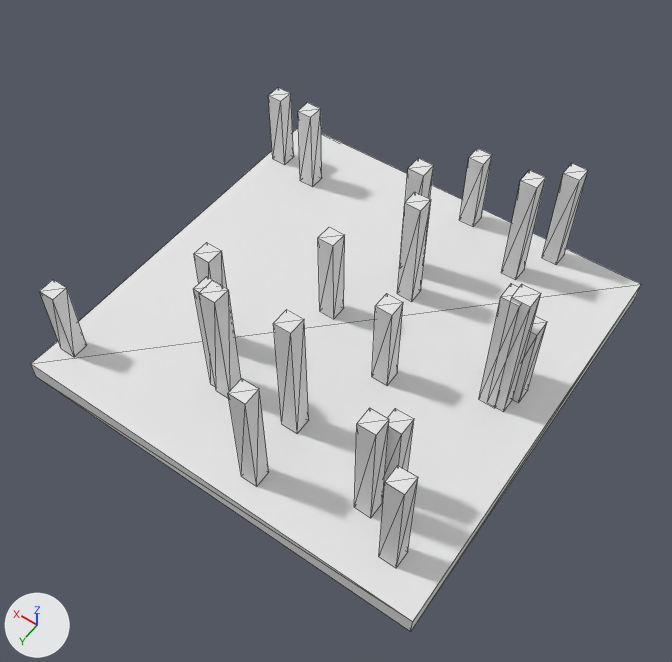
An edit to the glTF model models/cubeclysm/terrain/t_grass_long.glb, drawn before and after from the same camera.
The view is the same before and after, from a camera (50 mm lens) standing at (-0.753, 1.094, 1.718) and looking at (-0.039, 0.095, 0.147). Every picture has the same lights, and +X, +Y and +Z are marked at lower left. The first picture is the older version. Mesh edges are drawn as thin lines. Where no turn or scale is listed for an object, it has been applied to the vertices.

Objects in the first picture: 'block_blade0', 'block_blade1', 'block_blade10', 'block_blade11', 'block_blade12', 'block_blade13', 'block_blade14', 'block_blade15', 'block_blade16', 'block_blade17', 'block_blade18', 'block_blade19', 'block_blade2', 'block_blade20', 'block_blade21', 'block_blade3', 'block_blade4', 'block_blade5', 'block_blade6', 'block_blade8', 'block_blade9', 'block_tile'.
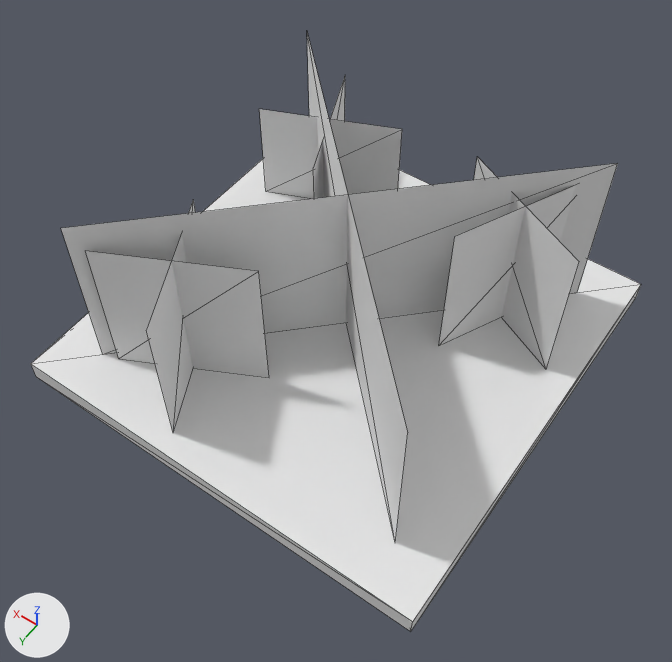
What changed in the scene script:
```text
Add me_mesh_8_1:
    me_mesh_8_1.from_pydata([(0.352, 0.376, 0.05), (0.048, 0.224, 0.05), (0.048, 0.224, 0.399), (0.352, 0.376, 0.399)], [], [(0, 1, 2), (0, 2, 3)])
    me_mesh_8_1.materials.append(mat_cubeclysm_cutout)  # its picture is missing
Add me_mesh_7_1:
    me_mesh_7_1.from_pydata([(0.124, 0.452, 0.05), (0.276, 0.148, 0.05), (0.276, 0.148, 0.399), (0.124, 0.452, 0.399)], [], [(0, 1, 2), (0, 2, 3)])
    me_mesh_7_1.materials.append(mat_cubeclysm_cutout)  # its picture is missing
Add me_mesh_6_1:
    me_mesh_6_1.from_pydata([(0.416, -0.233, 0.05), (0.104, -0.367, 0.05), (0.104, -0.367, 0.313), (0.416, -0.233, 0.313)], [], [(0, 1, 2), (0, 2, 3)])
    me_mesh_6_1.materials.append(mat_cubeclysm_cutout)  # its picture is missing
Add me_mesh_5_1:
    me_mesh_5_1.from_pydata([(0.193, -0.144, 0.05), (0.327, -0.456, 0.05), (0.327, -0.456, 0.313), (0.193, -0.144, 0.313)], [], [(0, 1, 2), (0, 2, 3)])
    me_mesh_5_1.materials.append(mat_cubeclysm_cutout)  # its picture is missing
Add me_mesh_4_1:
    me_mesh_4_1.from_pydata([(-0.207, -0.066, 0.05), (-0.353, -0.374, 0.05), (-0.353, -0.374, 0.402), (-0.207, -0.066, 0.402)], [], [(0, 1, 2), (0, 2, 3)])
    me_mesh_4_1.materials.append(mat_cubeclysm_cutout)  # its picture is missing
Add me_mesh_3_1:
    me_mesh_3_1.from_pydata([(-0.434, -0.147, 0.05), (-0.126, -0.293, 0.05), (-0.126, -0.293, 0.402), (-0.434, -0.147, 0.402)], [], [(0, 1, 2), (0, 2, 3)])
    me_mesh_3_1.materials.append(mat_cubeclysm_cutout)  # its picture is missing
Add me_mesh_2_1:
    me_mesh_2_1.from_pydata([(0.389, 0.389, 0.05), (-0.389, -0.389, 0.05), (-0.389, -0.389, 0.45), (0.389, 0.389, 0.45)], [], [(0, 1, 2), (0, 2, 3)])
    me_mesh_2_1.materials.append(mat_cubeclysm_cutout)  # its picture is missing
Add me_mesh_1_1:
    me_mesh_1_1.from_pydata([(-0.389, 0.389, 0.05), (0.389, -0.389, 0.05), (0.389, -0.389, 0.45), (-0.389, 0.389, 0.45)], [], [(0, 1, 2), (0, 2, 3)])
    me_mesh_1_1.materials.append(mat_cubeclysm_cutout)  # its picture is missing
Remove ob_block_blade0:
    ob_block_blade0 = bpy.data.objects.new('block_blade0', me_mesh_1)
Remove ob_block_blade1:
    ob_block_blade1 = bpy.data.objects.new('block_blade1', me_mesh_2)
Remove ob_block_blade2:
    ob_block_blade2 = bpy.data.objects.new('block_blade2', me_mesh_3)
Remove ob_block_blade3:
    ob_block_blade3 = bpy.data.objects.new('block_blade3', me_mesh_4)
Remove ob_block_blade4:
    ob_block_blade4 = bpy.data.objects.new('block_blade4', me_mesh_5)
Remove ob_block_blade5:
    ob_block_blade5 = bpy.data.objects.new('block_blade5', me_mesh_6)
Remove ob_block_blade6:
    ob_block_blade6 = bpy.data.objects.new('block_blade6', me_mesh_7)
Remove ob_block_blade8:
    ob_block_blade8 = bpy.data.objects.new('block_blade8', me_mesh_9)
Remove ob_block_blade9:
    ob_block_blade9 = bpy.data.objects.new('block_blade9', me_mesh_10)
Remove ob_block_blade10:
    ob_block_blade10 = bpy.data.objects.new('block_blade10', me_mesh_11)
Remove ob_block_blade11:
    ob_block_blade11 = bpy.data.objects.new('block_blade11', me_mesh_12)
Remove ob_block_blade12:
    ob_block_blade12 = bpy.data.objects.new('block_blade12', me_mesh_13)
Remove ob_block_blade13:
    ob_block_blade13 = bpy.data.objects.new('block_blade13', me_mesh_14)
Remove ob_block_blade14:
    ob_block_blade14 = bpy.data.objects.new('block_blade14', me_mesh_15)
Remove ob_block_blade15:
    ob_block_blade15 = bpy.data.objects.new('block_blade15', me_mesh_16)
Remove ob_block_blade16:
    ob_block_blade16 = bpy.data.objects.new('block_blade16', me_mesh_17)
Remove ob_block_blade17:
    ob_block_blade17 = bpy.data.objects.new('block_blade17', me_mesh_18)
Remove ob_block_blade18:
    ob_block_blade18 = bpy.data.objects.new('block_blade18', me_mesh_19)
Remove ob_block_blade19:
    ob_block_blade19 = bpy.data.objects.new('block_blade19', me_mesh_20)
Remove ob_block_blade20:
    ob_block_blade20 = bpy.data.objects.new('block_blade20', me_mesh_21)
Remove ob_block_blade21:
    ob_block_blade21 = bpy.data.objects.new('block_blade21', me_mesh_22)
Add ob_block_c2b:
    ob_block_c2b = bpy.data.objects.new('block_c2b', me_mesh_8_1)
    ob_block_c2b.location = (0.0, 0.0, 0.0)
Add ob_block_c2a:
    ob_block_c2a = bpy.data.objects.new('block_c2a', me_mesh_7_1)
    ob_block_c2a.location = (0.0, 0.0, 0.0)
Add ob_block_c1b:
    ob_block_c1b = bpy.data.objects.new('block_c1b', me_mesh_6_1)
    ob_block_c1b.location = (0.0, 0.0, 0.0)
Add ob_block_c1a:
    ob_block_c1a = bpy.data.objects.new('block_c1a', me_mesh_5_1)
    ob_block_c1a.location = (0.0, 0.0, 0.0)
Add ob_block_c0b:
    ob_block_c0b = bpy.data.objects.new('block_c0b', me_mesh_4_1)
    ob_block_c0b.location = (0.0, 0.0, 0.0)
Add ob_block_c0a:
    ob_block_c0a = bpy.data.objects.new('block_c0a', me_mesh_3_1)
    ob_block_c0a.location = (0.0, 0.0, 0.0)
Add ob_block_xb:
    ob_block_xb = bpy.data.objects.new('block_xb', me_mesh_2_1)
    ob_block_xb.location = (0.0, 0.0, 0.0)
Add ob_block_xa:
    ob_block_xa = bpy.data.objects.new('block_xa', me_mesh_1_1)
    ob_block_xa.location = (0.0, 0.0, 0.0)
```

Boxes (x1, y1, x2, y2) around the edits, measured in the pictures (672 x 662 px):
'block_xb', added: after (61, 163, 618, 354)
'block_c2b', added: after (86, 251, 269, 378)
'block_xa', added: after (307, 33, 408, 541)
'block_c1b', added: after (259, 109, 402, 199)
'block_c0b', added: after (439, 185, 576, 346)
'block_c0a', added: after (474, 157, 579, 369)
'block_c2a', added: after (146, 200, 195, 432)
'block_blade8', deleted: before (273, 310, 308, 433)
'block_blade16', deleted: before (199, 280, 241, 399)
'block_blade11', deleted: before (354, 408, 389, 518)
'block_blade10', deleted: before (228, 378, 269, 486)
'block_blade19', deleted: before (379, 465, 418, 568)
'block_blade21', deleted: before (397, 192, 431, 302)
'block_blade0', deleted: before (501, 170, 546, 280)
'block_blade3', deleted: before (479, 284, 520, 408)
'block_blade12', deleted: before (372, 294, 403, 385)
'block_blade6', deleted: before (542, 163, 588, 265)
'block_blade9', deleted: before (318, 227, 345, 319)
'block_blade2', deleted: before (496, 284, 541, 412)
'block_blade20', deleted: before (39, 279, 87, 357)
'block_blade15', deleted: before (298, 103, 322, 187)
'block_blade4', deleted: before (460, 148, 492, 227)
'block_blade5', deleted: before (268, 88, 294, 165)
'block_blade13', deleted: before (383, 408, 414, 493)
'block_blade14', deleted: before (513, 316, 547, 403)
'block_blade18', deleted: before (194, 242, 227, 289)
'block_blade17', deleted: before (405, 158, 434, 202)
'block_c1a', added: after (313, 77, 345, 199)
'block_blade1', deleted: before (193, 276, 223, 386)
